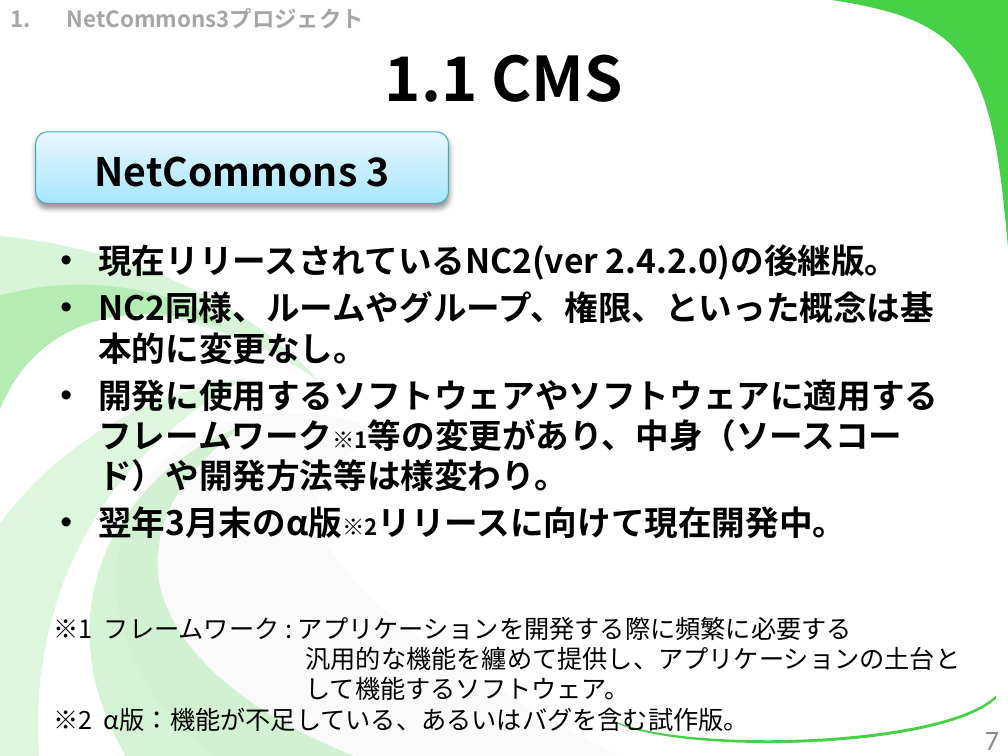
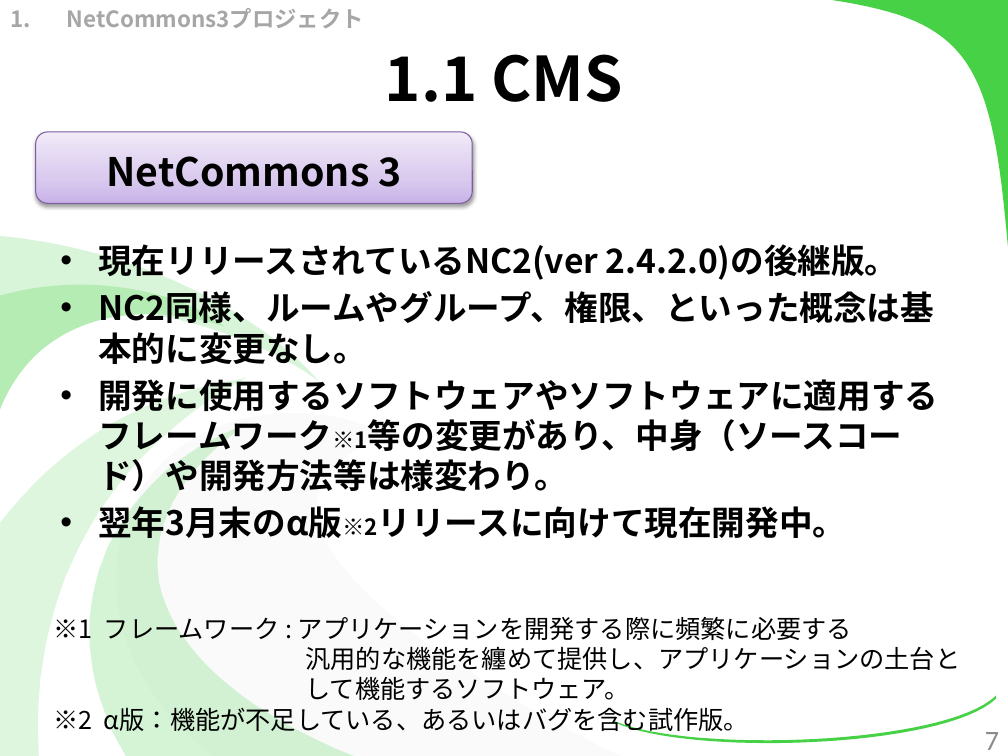
Before and after one commit to kotaro0717/Report-Management, a slide deck: slide 7 of 1.中間報告/3.発表資料/report_hokada.pptx. Drawn at 1008x756 pixels with LibreOffice and Linux fonts; fonts in the diff are those of the drawing. Boxes give left, top, right and bottom in pixels: in the first picture for what was removed or moved away, otherwise in the second. Text is boxed around its words. In the diff, an @@ line names an element or a change of style, - is before the commit and + after.

```diff
--- a/1.中間報告/3.発表資料/report_hokada.pptx
+++ b/1.中間報告/3.発表資料/report_hokada.pptx
@@ rounded rectangle "NetCommons 3": place and size @@
-rounded rectangle "NetCommons 3" at [35, 132, 448, 204]
+rounded rectangle "NetCommons 3" at [35, 132, 472, 204]
@@ rounded rectangle "NetCommons 3" at [35, 132, 472, 204]: fill gradient #A7E6FF to #C1EDFF to #E7F8FF to gradient #C9B5E8 to #D8CBEE to #F0EAF9; outline #46AAC5 0.75 pt to #7D60A0 0.75 pt; shadow changed @@
```
Also in this commit, not shown: 23 other slides changed, 3 slides added.
